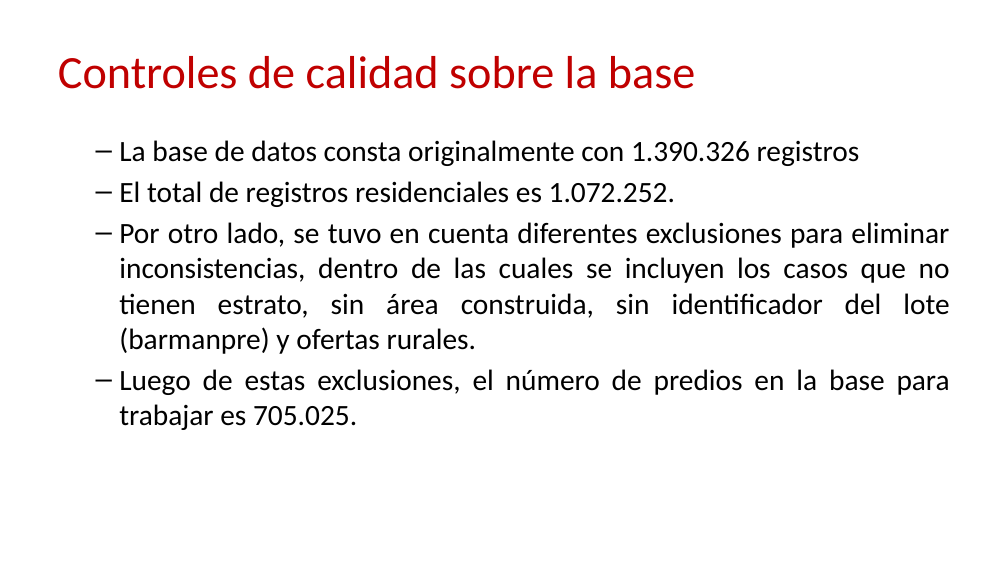
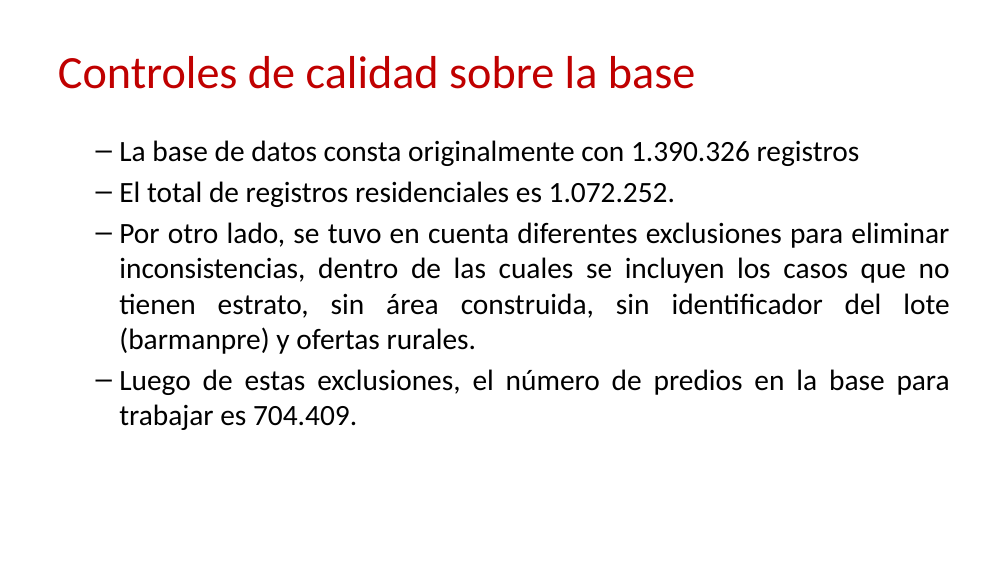
Before and after one commit to caavellanedag/210422_ESTUDIO_TASA_RENTA, a slide deck: slide 10 of reports/PRESENTACION_ESTUDIO_TASA_RENTA.pptx. Drawn at 1008x567 pixels with LibreOffice and Linux fonts; fonts in the diff are those of the drawing; background and template pictures are left out. Boxes give left, top, right and bottom in pixels: in the first picture for what was removed or moved away, otherwise in the second. Text is boxed around its words. In the diff, an @@ line names an element or a change of style, - is before the commit and + after.

Commit message:
Se incluyeron los valores de administración del censo de equipamientos de 2018 en los arriendos. Se requiere definir el IPC para afectar estos valores y si se aplica para la validación.

```diff
--- a/reports/PRESENTACION_ESTUDIO_TASA_RENTA.pptx
+++ b/reports/PRESENTACION_ESTUDIO_TASA_RENTA.pptx
@@ text at bbox=[119, 369, 950, 430]: text changed @@
-  – Luego de estas exclusiones, el número de predios en la base para trabajar es 705.025.
+  – Luego de estas exclusiones, el número de predios en la base para trabajar es 704.409.
```
Also in this commit, not shown: 4 other slides changed, 14 other files.
